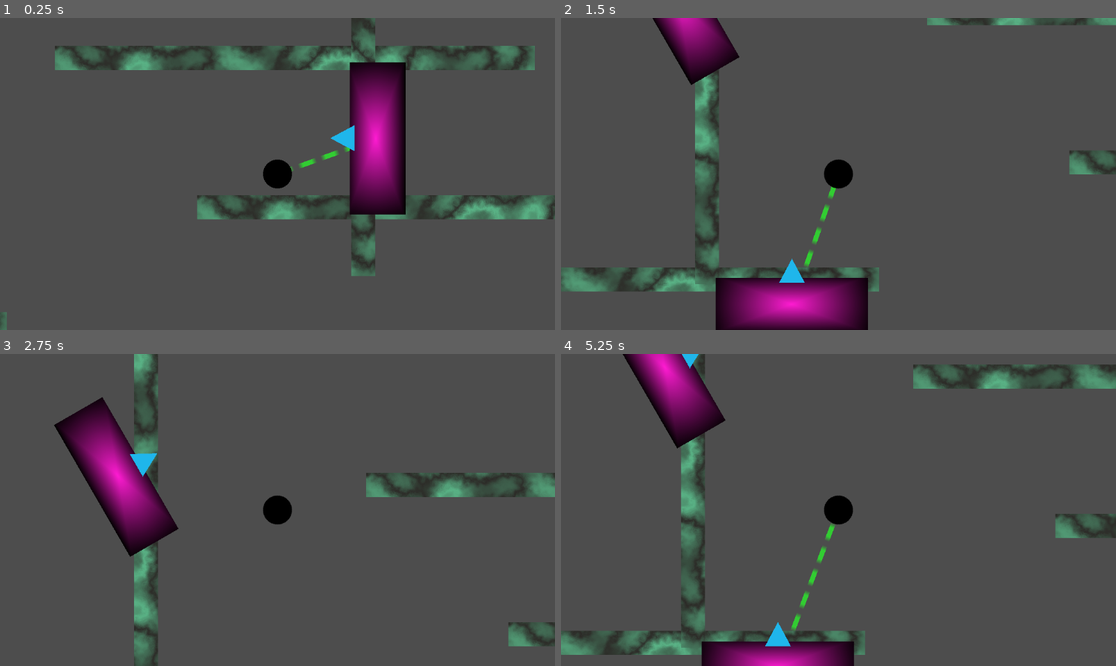
Above: before the commit, frames 1-4 (two rows, left to right).
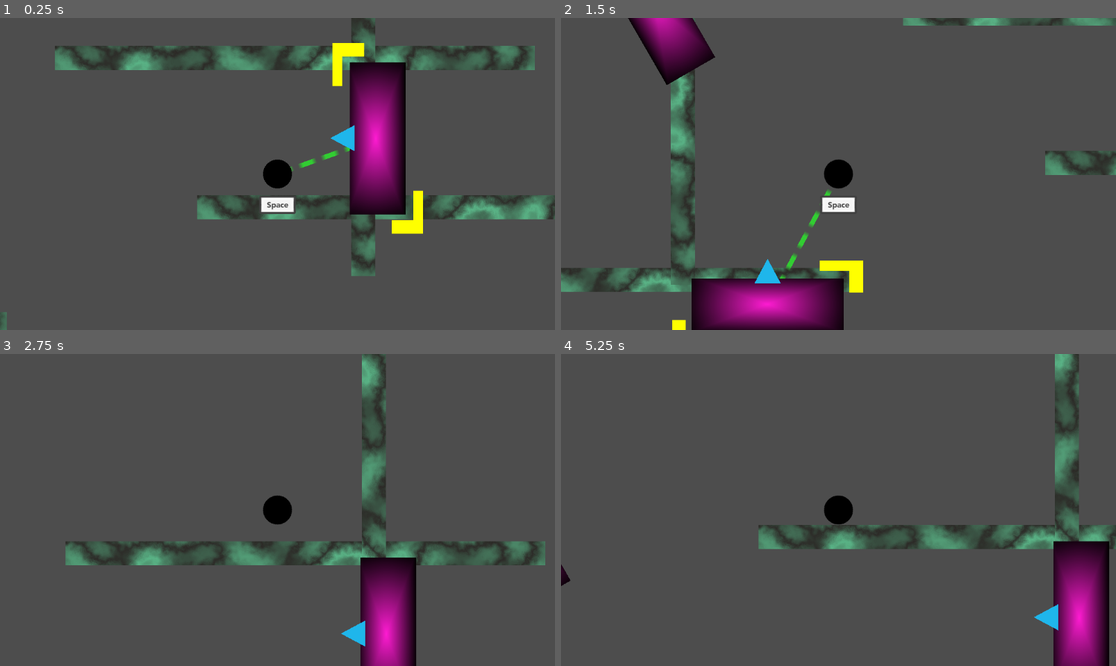
Above: after the commit, the same moments.

Repository: Smijj/GameJam-Sound
Game: Godot game, scene res://LMS/Scenes/Main.tscn
The game is run twice, just before and just after one commit, with the same random seed, the same clock (stepped at 60 frames per second) and the same inputs.
Inputs:
- Up to frame 1 (0.25 s): no input
- Up to frame 2 (1.5 s): hold D (Move_Right) 0.53-1.28 s; hold Space (Interact) 0.53-1.28 s; hold A (Move_Left) from 1.28 s (still down); tap Space (Interact) at 1.35 s
- Up to frame 3 (2.75 s): release A (Move_Left) at 2.03 s; hold D (Move_Right) from 2.03 s (still down); hold Space (Interact) from 2.03 s (still down)
- Up to frame 4 (5.25 s): release Space (Interact) at 2.78 s; tap Space (Interact) at 2.85, 4.35 s; release D (Move_Right) at 3.53 s; hold Space (Interact) 3.53-4.28 s; hold A (Move_Left) from 3.53 s (still down); hold Space (Interact) from 5.03 s (still down)

The runs differ from the first frame. In frame 1, 1.2% of the frame differs, in the area x 46-77%, y 8-70%; in frame 2, 14%; in frame 3, 18%; in frame 4, 20%, in the area x 0-100%, y 0-100%.

Commit message:
+ Setup a bunch of interact UI stuff

Diff:
--- a/Gd.gameJam-sound/LMS/Prefabs/Player.tscn
+++ b/Gd.gameJam-sound/LMS/Prefabs/Player.tscn
@@ -1,6 +1,8 @@
-[gd_scene load_steps=5 format=3 uid="uid://dr8uswi7jck1a"]
+[gd_scene load_steps=7 format=3 uid="uid://dr8uswi7jck1a"]
 
 [ext_resource type="Script" uid="uid://04ddwvxogg0j" path="res://LMS/Scripts/PlayerCtrl.gd" id="1_vvo2y"]
+[ext_resource type="Texture2D" uid="uid://chdej7t0vkfwq" path="res://LMS/Creative Assets/Textures/Space_Key_Light.png" id="2_5hkj0"]
+[ext_resource type="Script" uid="uid://c4iel1tw6hdrp" path="res://LMS/Scripts/InteractIndicator.gd" id="3_yqhrn"]
 
 [sub_resource type="Gradient" id="Gradient_iaf3o"]
 offsets = PackedFloat32Array(0, 0.669643, 0.674107)
@@ -15,8 +17,10 @@
 radius = 32.0624
 
 [node name="Player" type="RigidBody2D" groups=["Player"]]
-z_index = 1
+z_index = 10
 collision_layer = 2
+contact_monitor = true
+max_contacts_reported = 2
 script = ExtResource("1_vvo2y")
 
 [node name="Sprite2D" type="Sprite2D" parent="."]
@@ -26,3 +30,13 @@
 shape = SubResource("CircleShape2D_mi6mn")
 
 [node name="Camera2D" type="Camera2D" parent="."]
+
+[node name="Interact Indicator" type="Sprite2D" parent="." node_paths=PackedStringArray("_FollowTarget")]
+top_level = true
+z_index = 20
+position = Vector2(0, 13)
+scale = Vector2(0.8, 0.8)
+texture = ExtResource("2_5hkj0")
+offset = Vector2(0, 80)
+script = ExtResource("3_yqhrn")
+_FollowTarget = NodePath("..")
--- a/Gd.gameJam-sound/LMS/Prefabs/Speaker.tscn
+++ b/Gd.gameJam-sound/LMS/Prefabs/Speaker.tscn
@@ -1,7 +1,8 @@
-[gd_scene load_steps=7 format=3 uid="uid://du1tamw661e12"]
+[gd_scene load_steps=8 format=3 uid="uid://du1tamw661e12"]
 
 [ext_resource type="Script" uid="uid://b8rhd7lg4vlnn" path="res://LMS/Scripts/SpeakerCtrl.gd" id="1_d005a"]
 [ext_resource type="Texture2D" uid="uid://c2taef01gys07" path="res://LMS/Creative Assets/Textures/Tex_DottedLine.tres" id="2_3lrdt"]
+[ext_resource type="Texture2D" uid="uid://ca880n1rn87pl" path="res://LMS/Creative Assets/Textures/Indicator.png" id="3_3lrdt"]
 
 [sub_resource type="Gradient" id="Gradient_67c5i"]
 colors = PackedColorArray(0, 0, 0, 1, 1, 0.109804, 0.827451, 1)
@@ -22,10 +23,10 @@
 [sub_resource type="RectangleShape2D" id="RectangleShape2D_67c5i"]
 size = Vector2(326, 265)
 
-[node name="Speaker" type="Node2D"]
-z_index = 1
-rotation = -1.5708
+[node name="Speaker" type="Node2D" node_paths=PackedStringArray("_Indicator")]
+z_index = 10
 script = ExtResource("1_d005a")
+_Indicator = NodePath("Indicator")
 _LineTexture = ExtResource("2_3lrdt")
 
 [node name="Sprite2D" type="Sprite2D" parent="."]
@@ -47,5 +48,11 @@
 position = Vector2(0, -190.5)
 shape = SubResource("RectangleShape2D_67c5i")
 
+[node name="Indicator" type="Sprite2D" parent="."]
+modulate = Color(1, 1, 0, 1)
+rotation = 1.5708
+scale = Vector2(0.588222, 0.773522)
+texture = ExtResource("3_3lrdt")
+
 [connection signal="body_entered" from="Area2D" to="." method="OnBodyEnteredArea"]
 [connection signal="body_exited" from="Area2D" to="." method="OnBodyExitedArea"]
--- a/Gd.gameJam-sound/LMS/Scenes/Main.tscn
+++ b/Gd.gameJam-sound/LMS/Scenes/Main.tscn
@@ -33,6 +33,7 @@
 
 [node name="Speaker" parent="." instance=ExtResource("2_nkohr")]
 position = Vector2(208, -46)
+rotation = -1.57079
 
 [node name="Speaker2" parent="." instance=ExtResource("2_nkohr")]
 position = Vector2(-981, -230)
@@ -40,7 +41,6 @@
 
 [node name="Speaker3" parent="." instance=ExtResource("2_nkohr")]
 position = Vector2(-743, 395)
-rotation = 0.0
 
 [node name="Ground" type="StaticBody2D" parent="."]
 position = Vector2(333, 97)
--- /dev/null
+++ b/Gd.gameJam-sound/LMS/Scripts/InteractIndicator.gd
@@ -0,0 +1,30 @@
+extends Sprite2D
+
+@export var _FollowTarget: Node2D
+
+var _FadeTween: Tween = null
+@export var _FadeTime: float = 0.1
+
+func _init() -> void:
+	visible = false
+	SignalBus.OnPlayerEnterExitSpeakerRange.connect(_OnPlayerEnterExitSpeakerRange)
+
+func _process(delta: float) -> void:
+	if _FollowTarget: global_position = _FollowTarget.global_position
+
+func _input(event: InputEvent) -> void:
+	if event.is_action_pressed("Interact"):
+		self_modulate = Color.YELLOW
+	elif event.is_action_released("Interact"):
+		self_modulate = Color.WHITE
+
+func _OnPlayerEnterExitSpeakerRange(isEntering: bool) -> void:
+	if _FadeTween: _FadeTween.kill()
+	_FadeTween = create_tween()
+	if isEntering:
+		modulate = Color.TRANSPARENT
+		visible = true
+		_FadeTween.tween_property(self, "modulate", Color.WHITE, _FadeTime)
+	else:
+		_FadeTween.tween_property(self, "modulate", Color.TRANSPARENT, _FadeTime)
+		_FadeTween.tween_callback(func(): visible = false)
--- /dev/null
+++ b/Gd.gameJam-sound/LMS/Scripts/Managers/SignalBus.gd
@@ -0,0 +1,3 @@
+extends Node
+
+signal OnPlayerEnterExitSpeakerRange(isEntering: bool)
--- a/Gd.gameJam-sound/LMS/Scripts/PlayerCtrl.gd
+++ b/Gd.gameJam-sound/LMS/Scripts/PlayerCtrl.gd
@@ -2,18 +2,26 @@
 
 @export var _TorqueImpluse: float = 4000
 @export var _Torque: float = 8000
+@export var _AirVelocity: float = 300
 
 func _input(event: InputEvent) -> void:
-	if event.is_action_pressed("Interact"):
-		pass
 	if event.is_action_pressed("Move_Left"):
-		apply_torque_impulse(-_TorqueImpluse)
+		if (angular_velocity >= -0.1):
+			apply_torque_impulse(-_TorqueImpluse)
 	if event.is_action_pressed("Move_Right"):
-		apply_torque_impulse(_TorqueImpluse)
+		if (angular_velocity <= 0.1):
+			apply_torque_impulse(_TorqueImpluse)
 
 
 func _physics_process(delta: float) -> void:
 	if Input.is_action_pressed("Move_Left"):
 		apply_torque(-_Torque)
+		if !_IsOnGround():
+			apply_force(Vector2.LEFT * _AirVelocity)
 	if Input.is_action_pressed("Move_Right"):
 		apply_torque(_Torque)
+		if !_IsOnGround():
+			apply_force(Vector2.RIGHT * _AirVelocity)
+
+func _IsOnGround() -> bool:
+	return get_colliding_bodies().size() > 0
--- a/Gd.gameJam-sound/LMS/Scripts/SpeakerCtrl.gd
+++ b/Gd.gameJam-sound/LMS/Scripts/SpeakerCtrl.gd
@@ -4,11 +4,14 @@
 @export var _SpeakerStrength: float = 1000
 var _CurrentPlayer: RigidBody2D = null
 
+@export var _Indicator: Sprite2D
+
 @export var _LineColour: Color = Color.LIME_GREEN
 @export var _LineTexture: Texture2D
 var _LineIndicator: Line2D=  null
 
 func _ready() -> void:
+	if _Indicator: _Indicator.visible = false
 	CreateLineIndicator()
 
 func CreateLineIndicator() -> void:
@@ -37,12 +40,17 @@
 	if body.is_in_group("Player"):
 		if body is RigidBody2D:
 			_CurrentPlayer = body as RigidBody2D
+			if _Indicator: _Indicator.visible = true
+			SignalBus.OnPlayerEnterExitSpeakerRange.emit(true)
 
 
 func OnBodyExitedArea(body: Node2D) -> void:
 	if body.is_in_group("Player"):
 		_CurrentPlayer = null
 		_HideLineIndicator()
+		if _Indicator: _Indicator.visible = false
+		SignalBus.OnPlayerEnterExitSpeakerRange.emit(false)
+
 
 #endregion
 
--- a/Gd.gameJam-sound/project.godot
+++ b/Gd.gameJam-sound/project.godot
@@ -20,6 +20,7 @@
 StateManager="*res://LMS/Scripts/Managers/StateManager.gd"
 MenuManager="*res://LMS/Scripts/Managers/MenuManager.gd"
 AudioHandler="*res://LMS/Scripts/Managers/AudioHandler.gd"
+SignalBus="*res://LMS/Scripts/Managers/SignalBus.gd"
 
 [file_customization]
 
Binary file added: Gd.gameJam-sound/LMS/Creative Assets/Textures/Indicator.png
Not shown, added: Gd.gameJam-sound/LMS/Creative Assets/Textures/Indicator.png.import
Binary file added: Gd.gameJam-sound/LMS/Creative Assets/Textures/Space_Key_Light.png
Not shown, added: Gd.gameJam-sound/LMS/Creative Assets/Textures/Space_Key_Light.png.import
Not shown, added: Gd.gameJam-sound/LMS/Scripts/InteractIndicator.gd.uid
Not shown, added: Gd.gameJam-sound/LMS/Scripts/Managers/SignalBus.gd.uid
